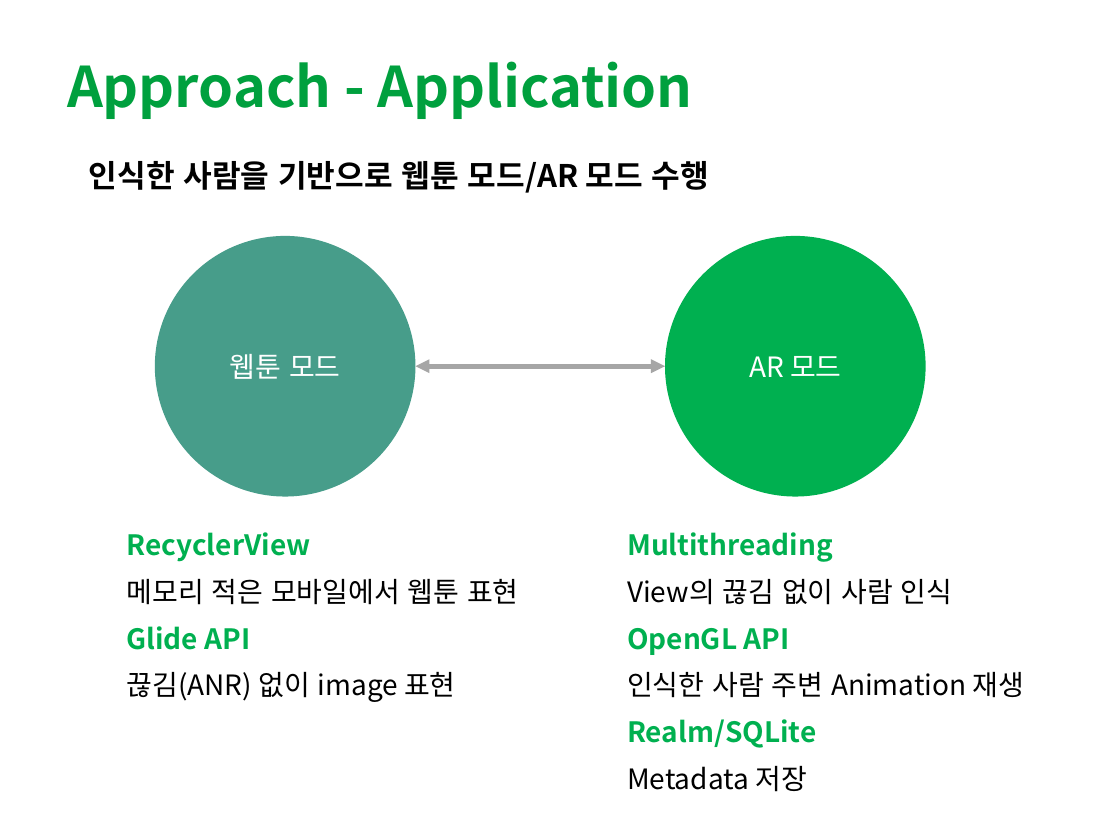
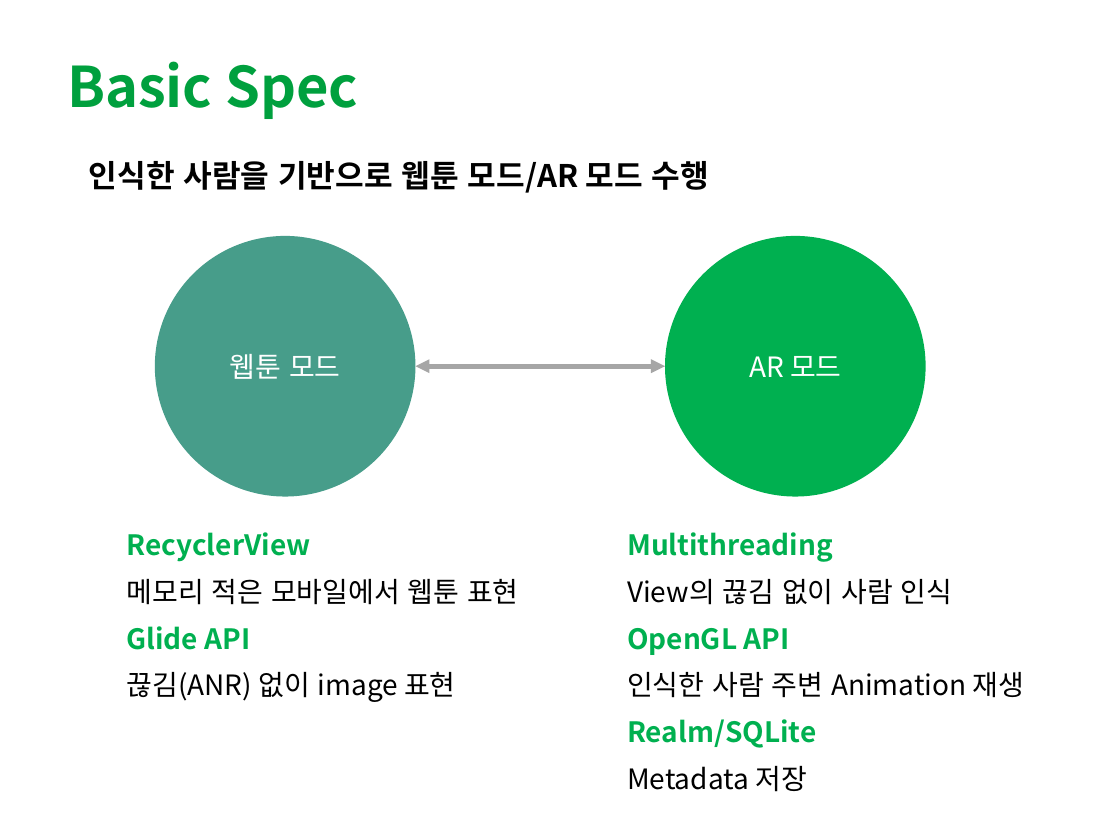
Before and after one commit to Jamjomjara/snu-artoon, a slide deck: slide 11 of artoon-spec.pptx (slide 10 before the commit). Drawn at 1120x840 pixels with LibreOffice and Linux fonts; fonts in the diff are those of the drawing. Boxes give left, top, right and bottom in pixels: in the first picture for what was removed or moved away, otherwise in the second. Text is boxed around its words. In the diff, an @@ line names an element or a change of style, - is before the commit and + after.

```diff
--- a/artoon-spec.pptx
+++ b/artoon-spec.pptx
@@ title at box(67, 61, 358, 119): text changed @@
-Approach - Application
+Basic Spec
```
Also in this commit, not shown: 4 other slides changed.
